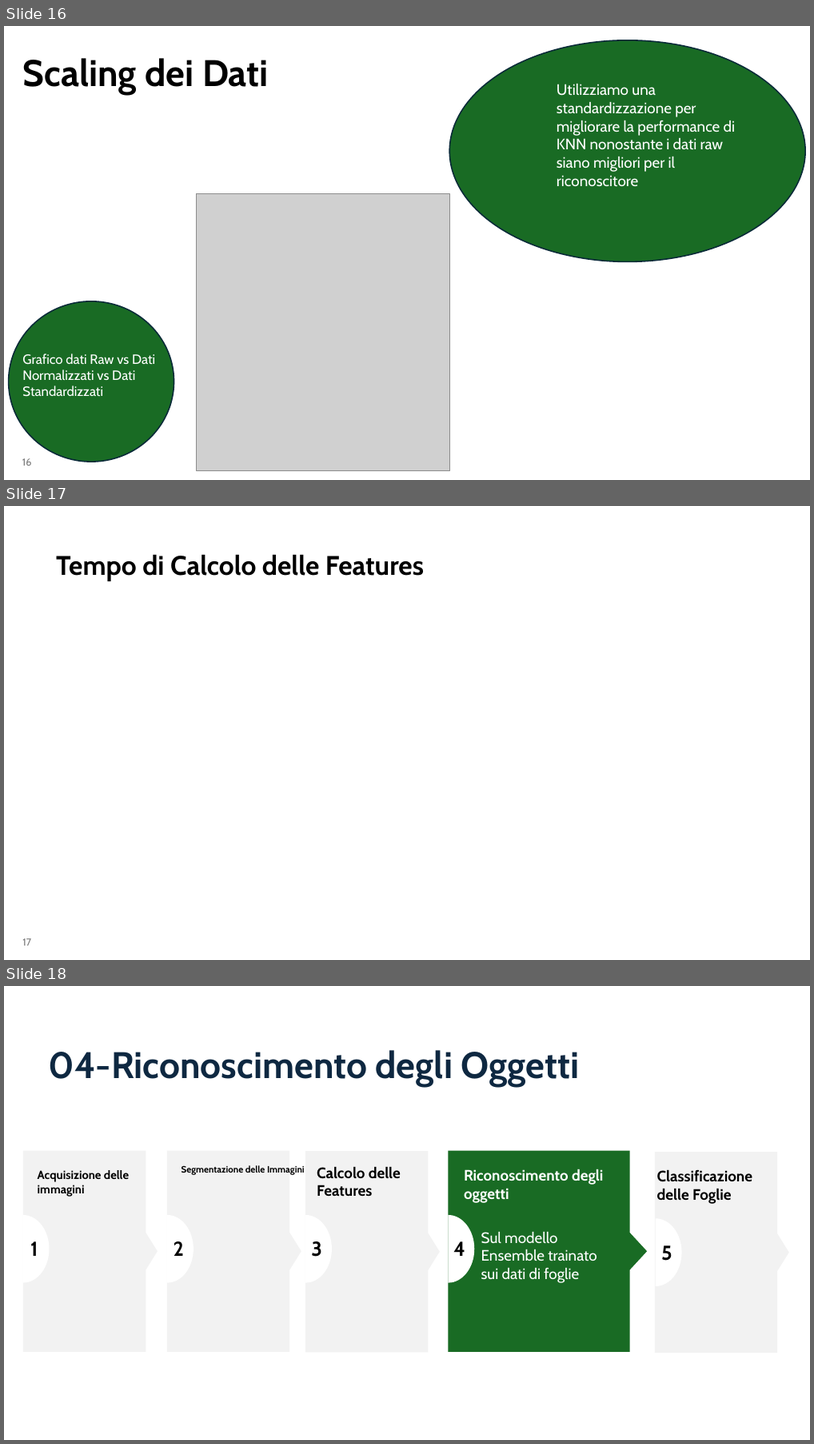
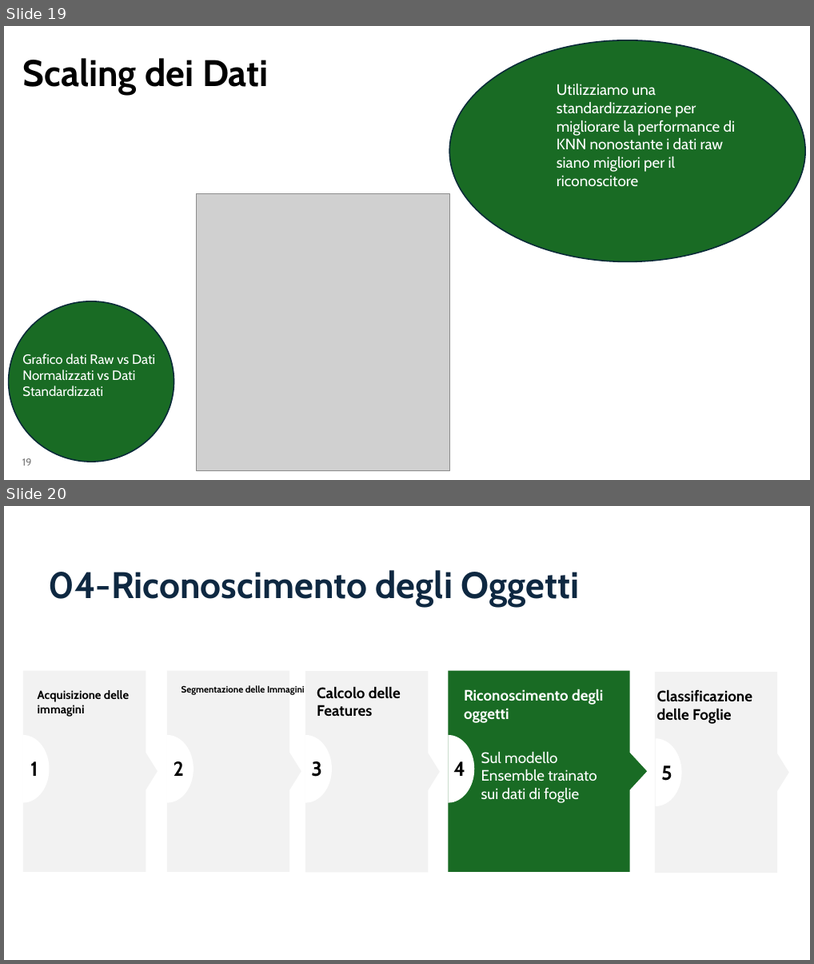
Before and after one commit to aleeteo/leaf_ID, a slide deck: presentazione/ProjectLeafWIP.pptx. Shown one above the other, each under a label of ours: slides 16, 17 and 18 before the commit, slides 19 and 20 after it. The pictures are 814x1444 and 814x964 pixels, drawn with LibreOffice and Linux fonts; fonts in the diff are those of the drawing; grey boxes stand for pictures. Boxes give left, top, right and bottom in pixels: in the first picture for what was removed or moved away, otherwise in the second. Text is boxed around its words. In the diff, an @@ line names an element or a change of style, - is before the commit and + after.

```diff
--- a/presentazione/ProjectLeafWIP.pptx
+++ b/presentazione/ProjectLeafWIP.pptx
@@ slide 17 removed at box(4, 506, 810, 960), background #FFFFFF @@
@@ title removed at box(56, 554, 424, 581) @@
-Tempo di Calcolo delle Features
@@ page number removed at box(22, 938, 31, 945) @@
-17
@@ what was slide 16 is now slide 19 @@
@@ page number at box(22, 458, 32, 465): text changed @@
-16
+19
@@ what was slide 18 is now slide 20 @@
```
Also in this commit, not shown: 8 slides changed, 9 slides added, 1 other slide removed.
